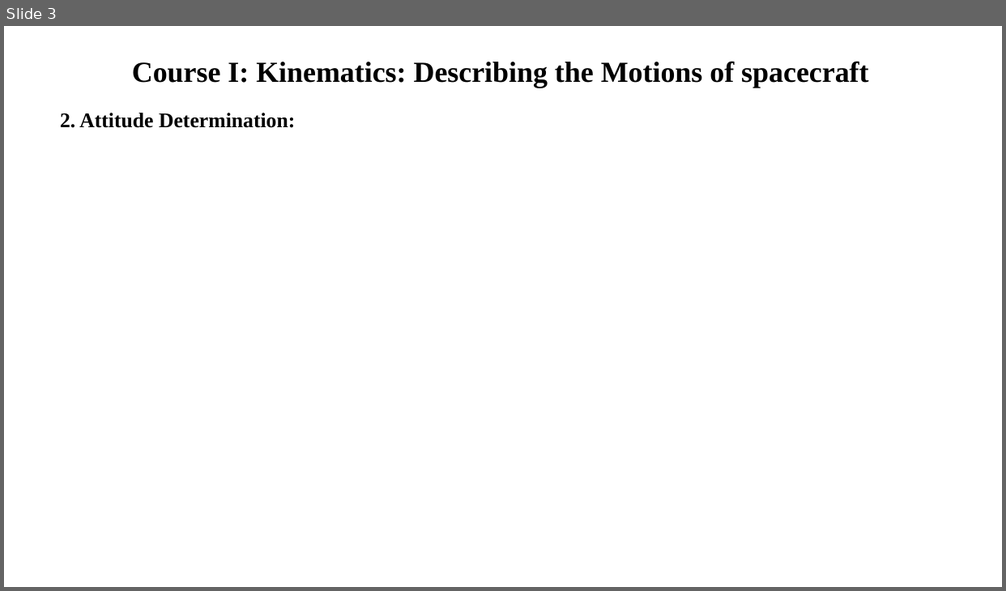
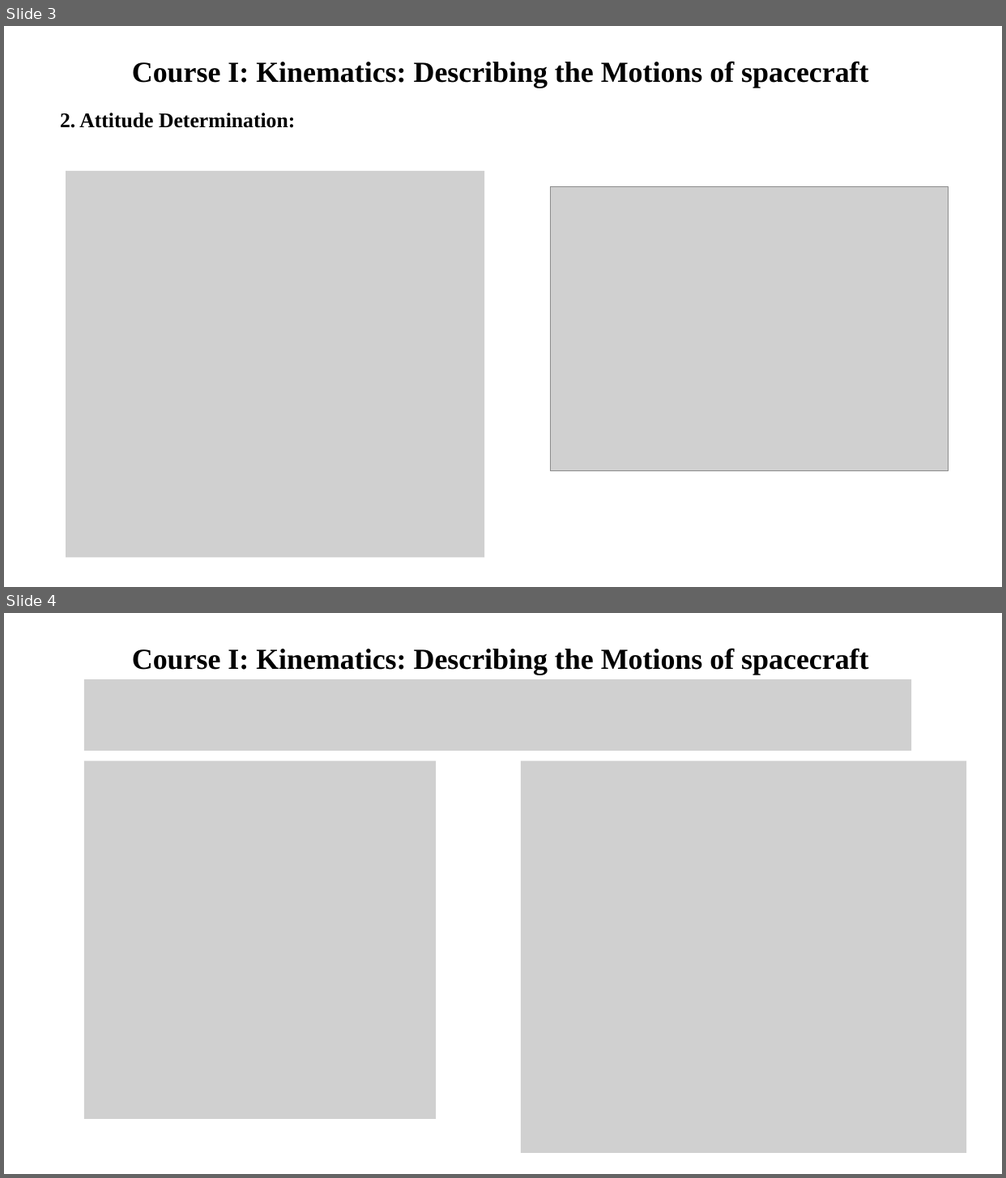
Before and after one commit to KalexxHoang/VTX_Report, a slide deck: Course report.pptx. Shown one above the other, each under a label of ours: slide 3 before the commit, slides 3 and 4 after it. The pictures are 1006x591 and 1006x1178 pixels, drawn with LibreOffice and Linux fonts; fonts in the diff are those of the drawing; grey boxes stand for pictures. Boxes give left, top, right and bottom in pixels: in the first picture for what was removed or moved away, otherwise in the second. Text is boxed around its words. In the diff, an @@ line names an element or a change of style, - is before the commit and + after.

```diff
--- a/Course report.pptx
+++ b/Course report.pptx
@@ slide 4 added at (4, 613, 1002, 1174), background #FFFFFF @@
@@ text added at (132, 648, 868, 675), 28 pt, text #000000, bold @@
+Course I: Kinematics: Describing the Motions of spacecraft
@@ picture added at (84, 679, 911, 751) @@
@@ picture added at (84, 761, 436, 1120) @@
@@ picture added at (521, 761, 967, 1153) @@
@@ slide 3 changed as well @@
@@ picture added at (66, 171, 484, 558) @@
@@ picture added at (551, 187, 948, 472) @@
```
Also in this commit, not shown: 1 other slide changed, 7 other slides added, 1 other file.
